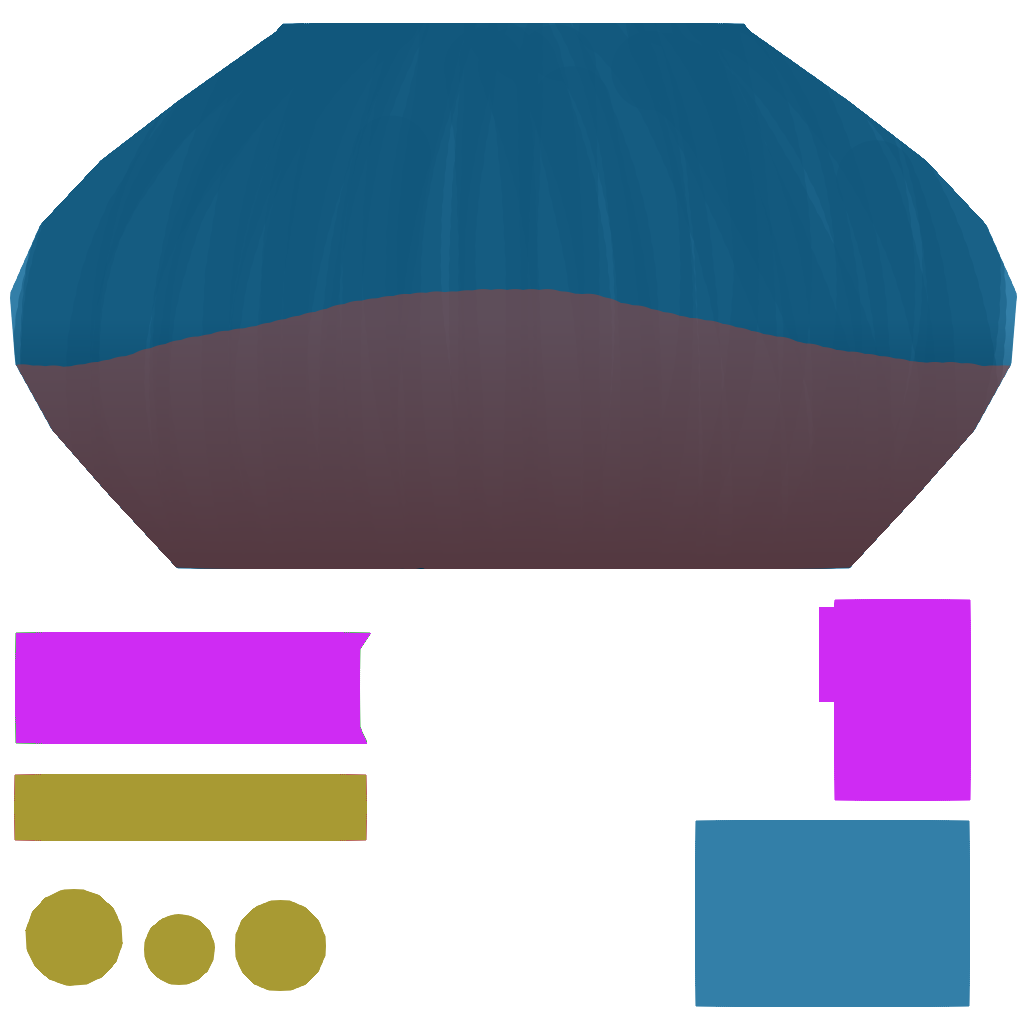
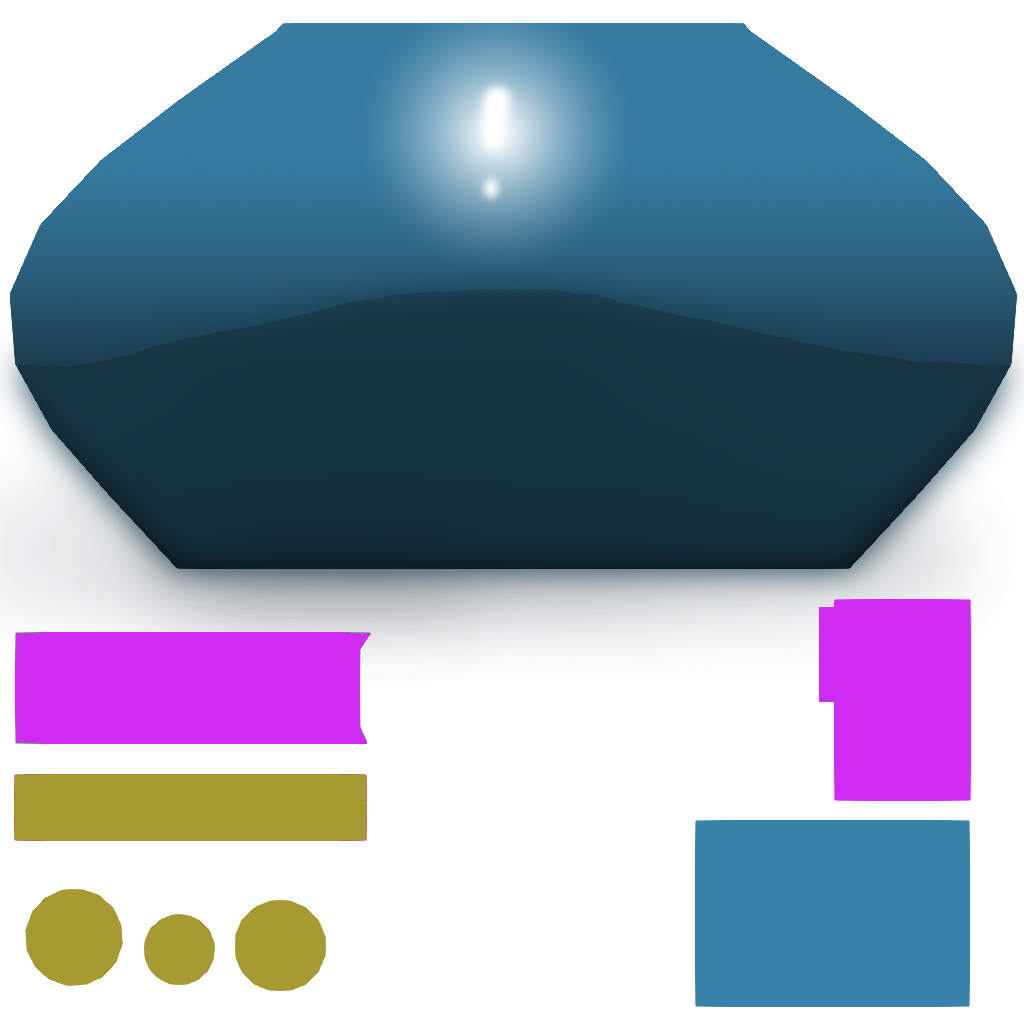
Before/after of a 1024 x 1024 layered artwork. What changed in the layer stack:
added layer "Layer 3" in group "Frasco" over (0, 282, 1024, 685)
"Capa de pintura 9": opacity 100% → 42%, blend normal → multiply over (16, 289, 1011, 569)
added layer "Layer 2" in group "Frasco" over (0, 245, 1024, 613)
added group "Light" with 2 layers in group "Frasco" over (10, 23, 1017, 1007)
added layer "Gradient Fill 2" in group "Light" over (10, 23, 1017, 1007)
added layer "Layer 1" in group "Light" over (472, 76, 521, 208)
added group "Sphere" with 2 layers in group "Frasco" over (10, 23, 1017, 569)
added layer "Gradient Fill 1" in group "Sphere" over (10, 23, 1017, 569)
moved "Capa de pintura 1" into group "Sphere", painted on it over (10, 23, 1017, 569)
